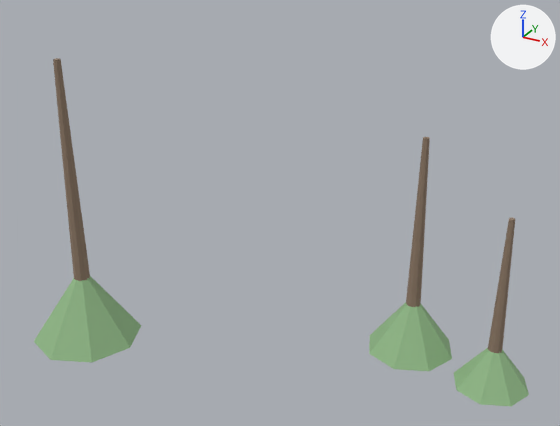
A saved change to the FBX model AssetCreation/Exports/Homestead/SM_Pine_Homestead.fbx.
Before and after are seen from a 50 mm camera at (10.5, -20.6, 16.0) aimed at (-1.0, 0.3, 5.6). Arrows for +X, +Y and +Z are at upper right; the lights stay in place. The first picture is the older version.

In view in the first picture: 'SM_Pine_Homestead_L_Foliage_0', 'SM_Pine_Homestead_L_Trunk', 'SM_Pine_Homestead_M_Foliage_0', 'SM_Pine_Homestead_M_Trunk', 'SM_Pine_Homestead_S_Foliage_0', 'SM_Pine_Homestead_S_Trunk'.
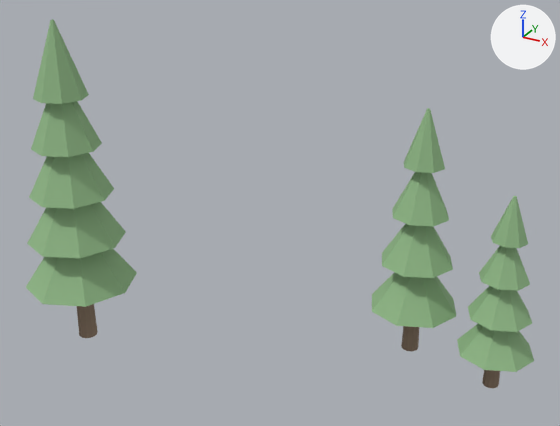
Where the change shows, as pixel boxes [x1, y1, x2, y2] in the pictures (560 x 426 px):
'SM_Pine_Homestead_L_Foliage_0', moved: before [34, 276, 142, 363]; after [26, 249, 137, 307]
'SM_Pine_Homestead_M_Foliage_0', moved: before [369, 302, 452, 371]; after [372, 272, 456, 328]
'SM_Pine_Homestead_S_Foliage_0', moved: before [454, 348, 529, 406]; after [457, 324, 534, 372]
'SM_Pine_Homestead_L_Foliage_1', moved (not visible before): after [27, 202, 126, 259]
'SM_Pine_Homestead_L_Foliage_2', moved (not visible before): after [29, 153, 114, 209]
'SM_Pine_Homestead_L_Foliage_3', moved (not visible before): after [31, 101, 102, 157]
'SM_Pine_Homestead_M_Foliage_1', moved (not visible before): after [382, 224, 453, 278]
'SM_Pine_Homestead_L_Foliage_4', moved (not visible before): after [33, 19, 89, 104]
'SM_Pine_Homestead_M_Foliage_2', moved (not visible before): after [392, 172, 449, 226]
'SM_Pine_Homestead_S_Foliage_1', moved (not visible before): after [468, 286, 532, 332]
'SM_Pine_Homestead_S_Foliage_2', moved (not visible before): after [479, 246, 530, 291]
'SM_Pine_Homestead_M_Foliage_3', moved (not visible before): after [404, 108, 445, 173]
'SM_Pine_Homestead_S_Foliage_3', moved (not visible before): after [491, 196, 528, 248]
'SM_Pine_Homestead_L_Trunk', unchanged, covered by the edit: before [53, 58, 90, 281]; after [77, 304, 98, 338]
'SM_Pine_Homestead_M_Trunk', unchanged, covered by the edit: before [406, 137, 430, 307]; after [401, 326, 419, 352]
'SM_Pine_Homestead_S_Trunk', unchanged, covered by the edit: before [488, 218, 515, 353]; after [482, 370, 500, 388]

Diff of the bpy script that builds the scene:
```diff
--- a/AssetCreation/Exports/Homestead/SM_Pine_Homestead.fbx.py
+++ b/AssetCreation/Exports/Homestead/SM_Pine_Homestead.fbx.py
@@ ob_sm_pine_homestead_s_foliage_2 @@
 ob_sm_pine_homestead_s_foliage_2 = bpy.data.objects.new('SM_Pine_Homestead_S_Foliage_2', me_sm_pine_homestead_s_foliage_2)
-ob_sm_pine_homestead_s_foliage_2.location = (6.2, 2.2, 0.0)
+ob_sm_pine_homestead_s_foliage_2.location = (6.2, 2.2, 4.08)
@@ ob_sm_pine_homestead_l_foliage_2 @@
 ob_sm_pine_homestead_l_foliage_2 = bpy.data.objects.new('SM_Pine_Homestead_L_Foliage_2', me_sm_pine_homestead_l_foliage_2)
-ob_sm_pine_homestead_l_foliage_2.location = (-8.0, -2.0, 0.0)
+ob_sm_pine_homestead_l_foliage_2.location = (-8.0, -2.0, 5.75)
@@ ob_sm_pine_homestead_s_foliage_0 @@
 ob_sm_pine_homestead_s_foliage_0 = bpy.data.objects.new('SM_Pine_Homestead_S_Foliage_0', me_sm_pine_homestead_s_foliage_0)
-ob_sm_pine_homestead_s_foliage_0.location = (6.2, 2.2, 0.0)
+ob_sm_pine_homestead_s_foliage_0.location = (6.2, 2.2, 1.36)
@@ ob_sm_pine_homestead_l_foliage_3 @@
 ob_sm_pine_homestead_l_foliage_3 = bpy.data.objects.new('SM_Pine_Homestead_L_Foliage_3', me_sm_pine_homestead_l_foliage_3)
-ob_sm_pine_homestead_l_foliage_3.location = (-8.0, -2.0, 0.0)
+ob_sm_pine_homestead_l_foliage_3.location = (-8.0, -2.0, 7.47)
@@ ob_sm_pine_homestead_m_foliage_3 @@
 ob_sm_pine_homestead_m_foliage_3 = bpy.data.objects.new('SM_Pine_Homestead_M_Foliage_3', me_sm_pine_homestead_m_foliage_3)
-ob_sm_pine_homestead_m_foliage_3.location = (3.0, 3.0, 0.0)
+ob_sm_pine_homestead_m_foliage_3.location = (3.0, 3.0, 7.11)
@@ ob_sm_pine_homestead_s_foliage_3 @@
 ob_sm_pine_homestead_s_foliage_3 = bpy.data.objects.new('SM_Pine_Homestead_S_Foliage_3', me_sm_pine_homestead_s_foliage_3)
-ob_sm_pine_homestead_s_foliage_3.location = (6.2, 2.2, 0.0)
+ob_sm_pine_homestead_s_foliage_3.location = (6.2, 2.2, 5.43)
@@ ob_sm_pine_homestead_m_foliage_1 @@
 ob_sm_pine_homestead_m_foliage_1 = bpy.data.objects.new('SM_Pine_Homestead_M_Foliage_1', me_sm_pine_homestead_m_foliage_1)
-ob_sm_pine_homestead_m_foliage_1.location = (3.0, 3.0, 0.0)
+ob_sm_pine_homestead_m_foliage_1.location = (3.0, 3.0, 3.55)
@@ ob_sm_pine_homestead_s_foliage_1 @@
 ob_sm_pine_homestead_s_foliage_1 = bpy.data.objects.new('SM_Pine_Homestead_S_Foliage_1', me_sm_pine_homestead_s_foliage_1)
-ob_sm_pine_homestead_s_foliage_1.location = (6.2, 2.2, 0.0)
+ob_sm_pine_homestead_s_foliage_1.location = (6.2, 2.2, 2.72)
@@ ob_sm_pine_homestead_m_foliage_0 @@
 ob_sm_pine_homestead_m_foliage_0 = bpy.data.objects.new('SM_Pine_Homestead_M_Foliage_0', me_sm_pine_homestead_m_foliage_0)
-ob_sm_pine_homestead_m_foliage_0.location = (3.0, 3.0, 0.0)
+ob_sm_pine_homestead_m_foliage_0.location = (3.0, 3.0, 1.78)
@@ ob_sm_pine_homestead_l_foliage_0 @@
 ob_sm_pine_homestead_l_foliage_0 = bpy.data.objects.new('SM_Pine_Homestead_L_Foliage_0', me_sm_pine_homestead_l_foliage_0)
-ob_sm_pine_homestead_l_foliage_0.location = (-8.0, -2.0, 0.0)
+ob_sm_pine_homestead_l_foliage_0.location = (-8.0, -2.0, 2.3)
@@ ob_sm_pine_homestead_l_foliage_4 @@
 ob_sm_pine_homestead_l_foliage_4 = bpy.data.objects.new('SM_Pine_Homestead_L_Foliage_4', me_sm_pine_homestead_l_foliage_4)
-ob_sm_pine_homestead_l_foliage_4.location = (-8.0, -2.0, 0.0)
+ob_sm_pine_homestead_l_foliage_4.location = (-8.0, -2.0, 9.2)
@@ ob_sm_pine_homestead_m_foliage_2 @@
 ob_sm_pine_homestead_m_foliage_2 = bpy.data.objects.new('SM_Pine_Homestead_M_Foliage_2', me_sm_pine_homestead_m_foliage_2)
-ob_sm_pine_homestead_m_foliage_2.location = (3.0, 3.0, 0.0)
+ob_sm_pine_homestead_m_foliage_2.location = (3.0, 3.0, 5.33)
@@ ob_sm_pine_homestead_l_foliage_1 @@
 ob_sm_pine_homestead_l_foliage_1 = bpy.data.objects.new('SM_Pine_Homestead_L_Foliage_1', me_sm_pine_homestead_l_foliage_1)
-ob_sm_pine_homestead_l_foliage_1.location = (-8.0, -2.0, 0.0)
+ob_sm_pine_homestead_l_foliage_1.location = (-8.0, -2.0, 4.02)
```
